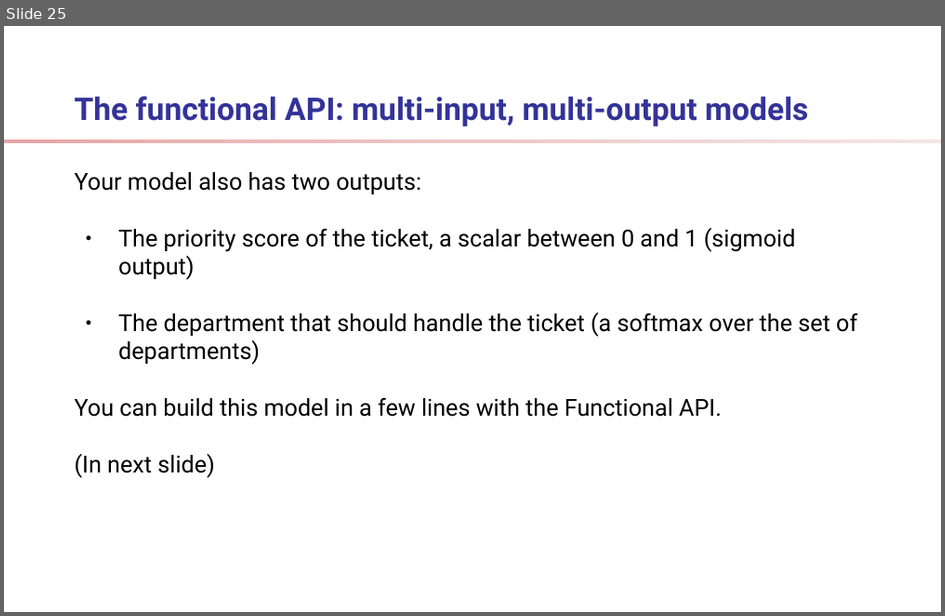
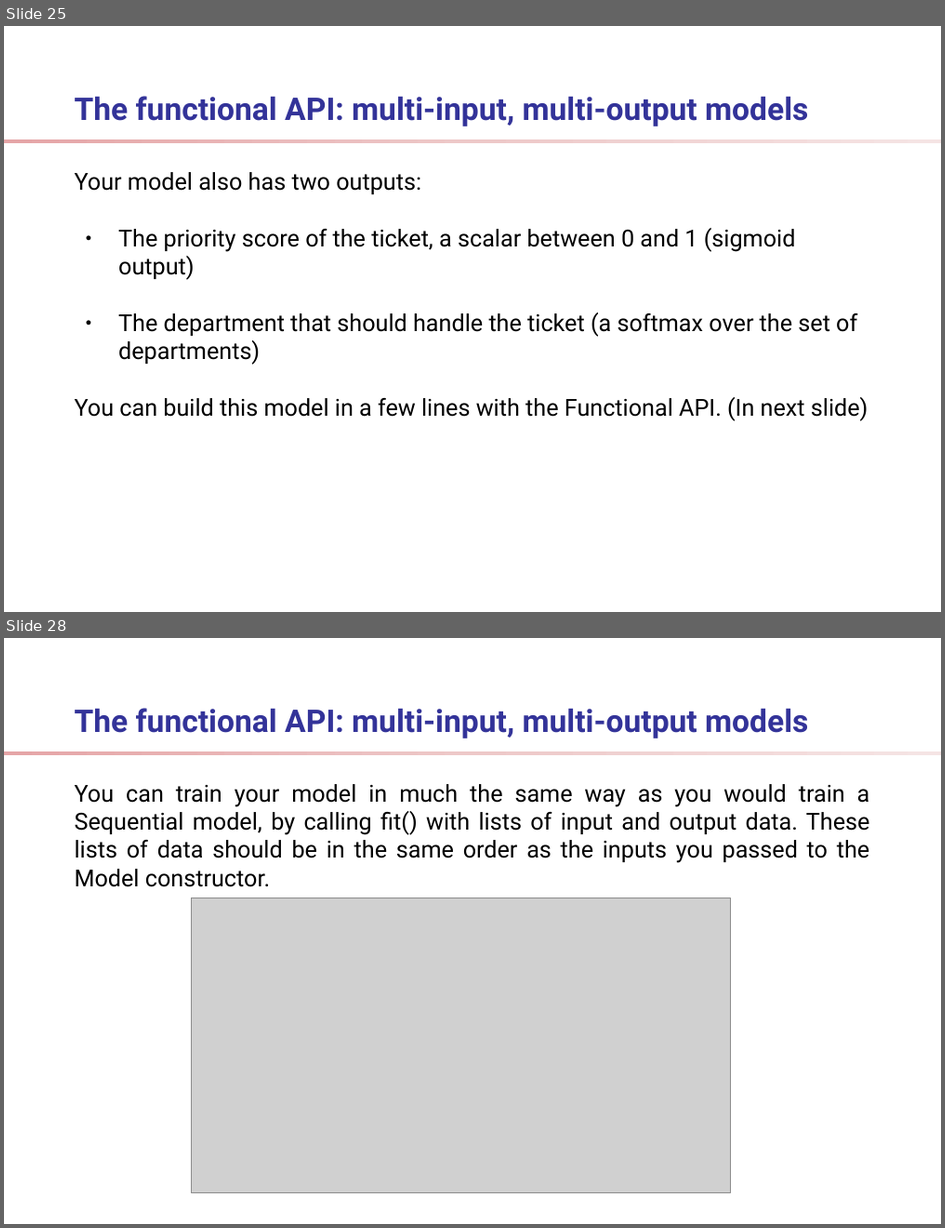
Before and after one commit to ShelpAm/learn-deep-learning, a slide deck: docs/presentation.odp. Shown one above the other, each under a label of ours: slide 25 before the commit, slides 25 and 28 after it; the slides between them are not shown. The pictures are 945x616 and 945x1228 pixels, drawn with LibreOffice and Linux fonts; fonts in the diff are those of the drawing; grey boxes stand for pictures; background and template pictures are left out. Boxes give left, top, right and bottom in pixels: in the first picture for what was removed or moved away, otherwise in the second. Text is boxed around its words. In the diff, an @@ line names an element or a change of style, - is before the commit and + after.

```diff
--- a/docs/presentation.odp
+++ b/docs/presentation.odp
@@ slide 28 added at (x1=4, y1=638, x2=941, y2=1224), background #FFFFFF; not listed: 1 template element that a slide beside it also shows @@
@@ title added at (x1=75, y1=708, x2=808, y2=738), 24 pt, text #333399, bold @@
+The functional API: multi-input, multi-output models
@@ text added at (x1=75, y1=784, x2=871, y2=887), 18 pt, text #000000 @@
+You can train your model in much the same way as you would train a Sequential model, by calling fit() with lists of input and output data. These lists of data should be in the same order as the inputs you passed to the Model constructor.
@@ picture added at (x1=192, y1=897, x2=730, y2=1193) @@
@@ slide 25 changed as well @@
@@ text at (x1=75, y1=397, x2=869, y2=421): text changed @@
-You can build this model in a few lines with the Functional API.
-(In next slide)
+You can build this model in a few lines with the Functional API. (In next slide)
```
Also in this commit, not shown: 23 other slides changed, 32 other slides added, 2 slides removed, 29 other files.
